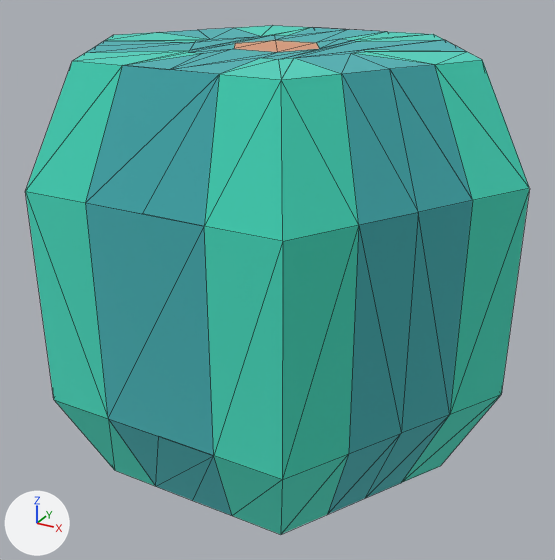
The glTF model public/models/nf2/nature/crop_melon.glb, before and after one commit.
Both versions are drawn from a 50 mm camera at (0.308, -0.557, 0.373) aimed at (0.006, -0.009, 0.099). Lighting does not change. The marker at lower left points along +X, +Y and +Z. The older version comes first. Mesh edges are drawn as thin lines. Where no turn or scale is listed for an object, it has been applied to the vertices.

The first picture shows 'crop_melon'.
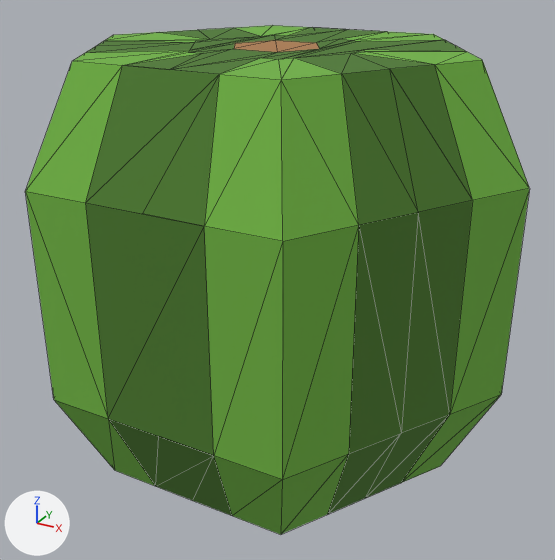
What differs and where, as boxes (x1, y1, x2, y2) in the pictures (555 x 560 px):
'crop_melon', recoloured, surface changed (cyan to green)
    both: (25, 25, 529, 534)

The change, as a list of edits to the scene's bpy script:
```text
Change mat_grass:
    mat_grass.metallic: 1.0 -> 0.0
    mat_grass.base_color: (0.173, 0.847, 0.722) -> (0.159, 0.451, 0.0513)  # cyan #73eddd -> green #6fb340
Change mat_leafsdark:
    mat_leafsdark.metallic: 1.0 -> 0.0
    mat_leafsdark.base_color: (0.169, 0.651, 0.667) -> (0.0685, 0.195, 0.0222)  # cyan #72d3d5 -> dark green #4a7a29
Change mat_dirt:
    mat_dirt.base_color: (0.886, 0.514, 0.341) -> (0.418, 0.198, 0.0762)  # beige #f2be9e -> brown #ad7b4e
Remove ob_tmpparent:
    ob_tmpparent = bpy.data.objects.new('tmpParent', None)
    ob_tmpparent.location = (0.0, 0.0, 0.0)
```
